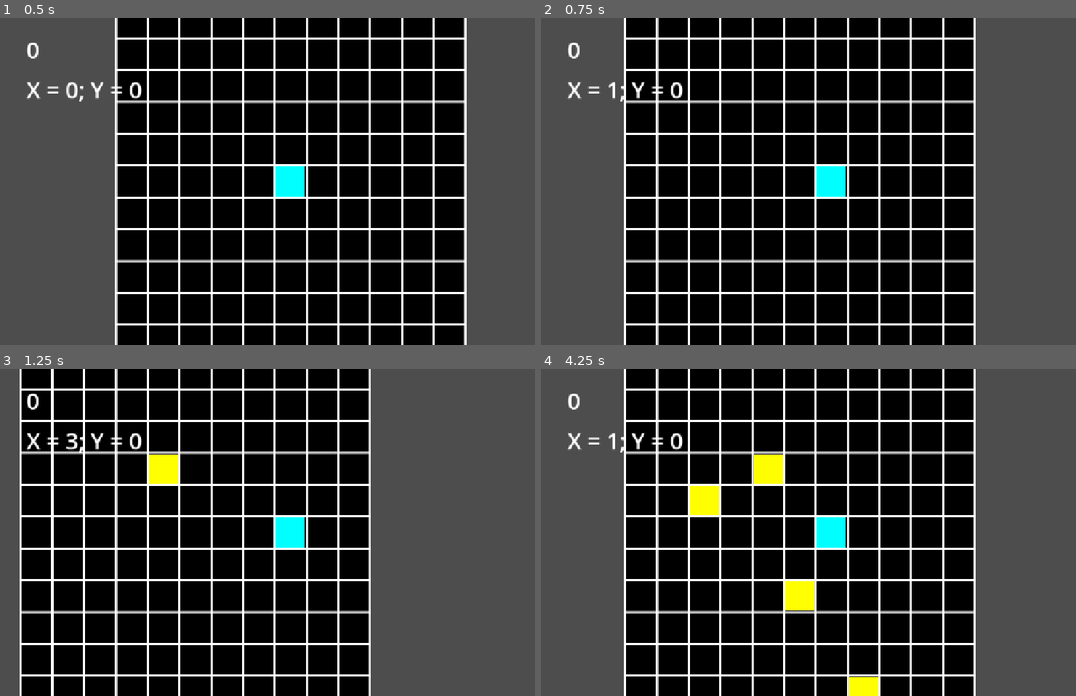
Above: before the commit, frames 1-4 (two rows, left to right).
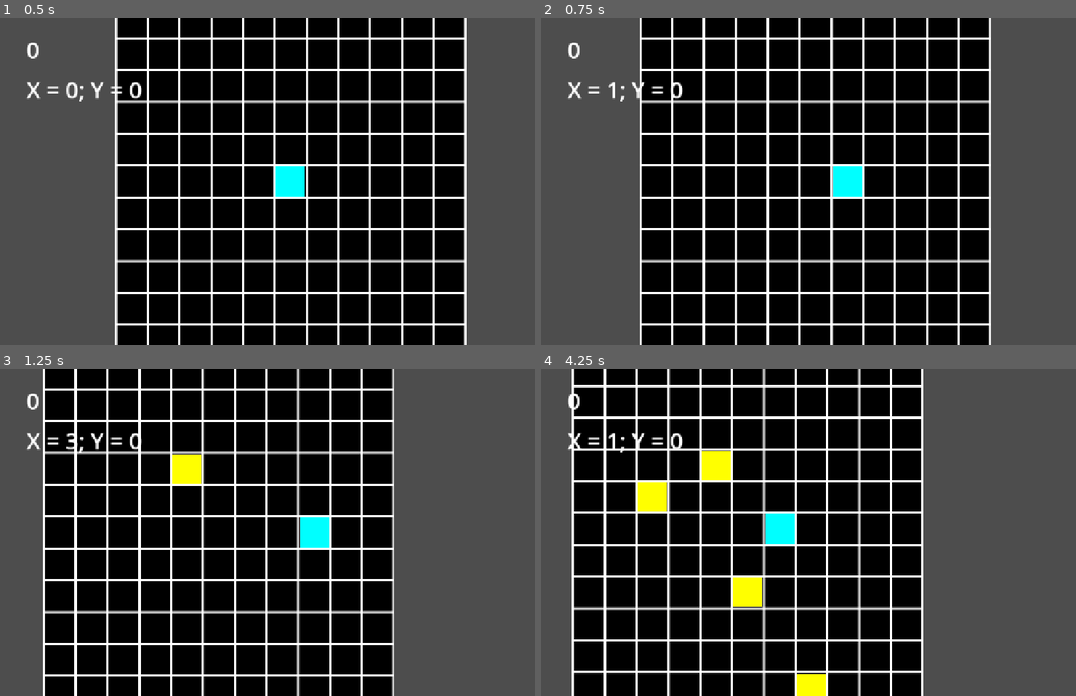
Above: after the commit, the same moments.

Repository: maseyonok421/maseyonok-sTestGameAboutPointThatCanMoveIn4DirectionsOnGrid
Game: Godot game, scene res://scenes/game.tscn
The game is run twice, just before and just after one commit, with the same random seed, the same clock (stepped at 60 frames per second) and the same inputs.
Inputs:
- Up to frame 1 (0.5 s): no input
- Up to frame 2 (0.75 s): tap Enter at 0.5 s; hold Right (ui_right) from 0.53 s (still down)
- Up to frame 3 (1.25 s): keep holding Right (ui_right)
- Up to frame 4 (4.25 s): release Right (ui_right) at 1.28 s; hold Down (ui_down) 1.28-2.03 s; hold Right (ui_right) 2.03-2.78 s; hold Up (ui_up) 2.78-3.53 s; hold Left (ui_left) from 3.53 s (still down)

Frame 1 is identical in both runs. In frame 2, 16% of the frame differs, in the area x 15-85%, y 0-100%; in frame 3, 20%; in frame 4, 40%, in the area x 5-82%, y 0-100%.

Commit message:
+ Soft Camera Movement

Diff:
--- /dev/null
+++ b/prefabs/camera.tscn
@@ -0,0 +1,21 @@
+[gd_scene load_steps=2 format=3 uid="uid://c2kww08j1twov"]
+
+[ext_resource type="Script" uid="uid://d0ovqlpq8v1wa" path="res://scripts/camera.gd" id="1_70n02"]
+
+[node name="Camera" type="Camera2D"]
+script = ExtResource("1_70n02")
+camSpeed = 3.5
+
+[node name="ScoreLabel" type="Label" parent="."]
+offset_left = -582.0
+offset_top = -325.0
+offset_right = -391.0
+offset_bottom = -247.0
+theme_override_font_sizes/font_size = 50
+
+[node name="PositionInfoLabel" type="Label" parent="."]
+offset_left = -582.0
+offset_top = -237.0
+offset_right = -391.0
+offset_bottom = -159.0
+theme_override_font_sizes/font_size = 50
--- a/prefabs/player.tscn
+++ b/prefabs/player.tscn
@@ -6,24 +6,8 @@
 [sub_resource type="RectangleShape2D" id="RectangleShape2D_4dohe"]
 size = Vector2(2, 2)
 
-[node name="Player" type="Node2D"]
+[node name="Player" type="Node2D" groups=["Player"]]
 script = ExtResource("1_72ieh")
-
-[node name="Camera" type="Camera2D" parent="."]
-
-[node name="ScoreLabel" type="Label" parent="Camera"]
-offset_left = -582.0
-offset_top = -325.0
-offset_right = -391.0
-offset_bottom = -247.0
-theme_override_font_sizes/font_size = 50
-
-[node name="PositionInfoLabel" type="Label" parent="Camera"]
-offset_left = -582.0
-offset_top = -237.0
-offset_right = -391.0
-offset_bottom = -159.0
-theme_override_font_sizes/font_size = 50
 
 [node name="Sprite" type="Sprite2D" parent="."]
 script = ExtResource("2_4dohe")
--- a/scenes/game.tscn
+++ b/scenes/game.tscn
@@ -1,12 +1,13 @@
-[gd_scene load_steps=5 format=3 uid="uid://ct3fjmk24n06b"]
+[gd_scene load_steps=6 format=3 uid="uid://ct3fjmk24n06b"]
 
-[ext_resource type="Script" uid="uid://dh3cvjg3ekaqr" path="res://scripts/gameManager.gd" id="1_lnu2h"]
+[ext_resource type="Script" uid="uid://b3h1tm0qex3o5" path="res://scripts/game.gd" id="1_iywne"]
 [ext_resource type="PackedScene" uid="uid://d24wgwq3572gw" path="res://prefabs/player.tscn" id="1_uwrxv"]
 [ext_resource type="PackedScene" uid="uid://djan4vsx0to1k" path="res://prefabs/point_spawner.tscn" id="2_iywne"]
 [ext_resource type="Script" uid="uid://bw3u537vgvml3" path="res://scripts/bgGenerator.gd" id="3_lnu2h"]
+[ext_resource type="PackedScene" uid="uid://c2kww08j1twov" path="res://prefabs/camera.tscn" id="5_iywne"]
 
 [node name="Game" type="Node2D"]
-script = ExtResource("1_lnu2h")
+script = ExtResource("1_iywne")
 
 [node name="bg" type="Sprite2D" parent="."]
 script = ExtResource("3_lnu2h")
@@ -15,3 +16,5 @@
 position = Vector2(12, -61)
 
 [node name="Player" parent="." instance=ExtResource("1_uwrxv")]
+
+[node name="Camera" parent="." instance=ExtResource("5_iywne")]
--- /dev/null
+++ b/scripts/camera.gd
@@ -0,0 +1,41 @@
+extends Camera2D
+
+var positionX
+var positionY
+
+var playerX
+var playerY
+
+@export var camSpeed = 1.0
+
+func moveToCoordinates() -> void:
+	global_position.x = \
+	positionX * ( Global.cellSize + Global.gridLineSize)
+	global_position.y = \
+	positionY * ( Global.cellSize + Global.gridLineSize)
+
+func _ready() -> void:
+	positionX = 0
+	positionY = 0
+	playerX = 0
+	playerY = 0
+	print("Camera Inicialization OK")
+
+
+# Called every frame. 'delta' is the elapsed time since the previous frame.
+func _process(delta: float) -> void:
+
+	get_tree().get_first_node_in_group("Player").getPlayerCoords.connect(_on_getting_player_coords)
+	$ScoreLabel.text = str(Global.score)
+	$PositionInfoLabel.text = \
+	"X = " + str(playerX) + "; Y = " + str(playerY)
+
+	positionX = lerp(1.0*positionX, 1.0*playerX, delta*camSpeed)
+	positionY = lerp(1.0*positionY, 1.0*playerY, delta*camSpeed)
+
+	moveToCoordinates()
+
+
+func _on_getting_player_coords(x, y):
+	playerX = x
+	playerY = y
--- a/scripts/player.gd
+++ b/scripts/player.gd
@@ -1,4 +1,6 @@
 extends Node2D
+
+signal getPlayerCoords(x: int, y: int)
 
 @export var positionX = 0
 @export var positionY = 0
@@ -40,10 +42,6 @@
 # Called every frame. 'delta' is the elapsed time since the previous frame.
 func _process(delta: float) -> void:
 
-	$Camera/ScoreLabel.text = str(Global.score)
-	$Camera/PositionInfoLabel.text = \
-	"X = " + str(positionX) + "; Y = " + str(positionY)
-
 	if   Input.is_action_just_released("ui_left")  \
 	&& direction == 0:
 		direction = -1
@@ -81,6 +79,7 @@
 
 	moveToCoordinates()
 	checkMovement()
+	emit_signal("getPlayerCoords", positionX, positionY)
 
 	time += (delta*250)
 	if (int)(time)%100 == 7 :
Not shown, added: scripts/camera.gd.uid
Renamed: scripts/gameManager.gd -> scripts/game.gd
Not shown, added: scripts/game.gd.uid
Not shown, removed: scripts/gameManager.gd.uid
